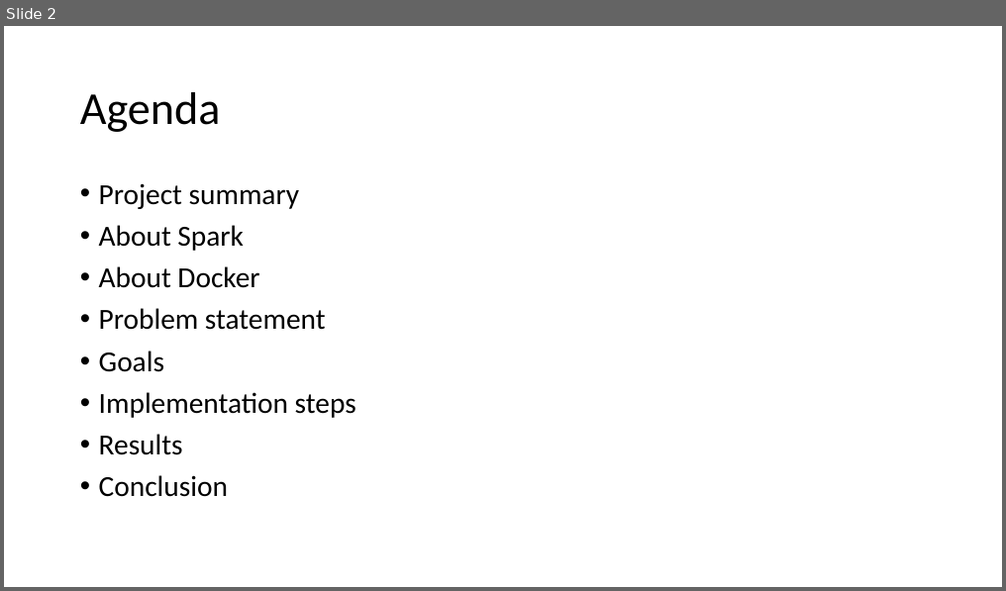
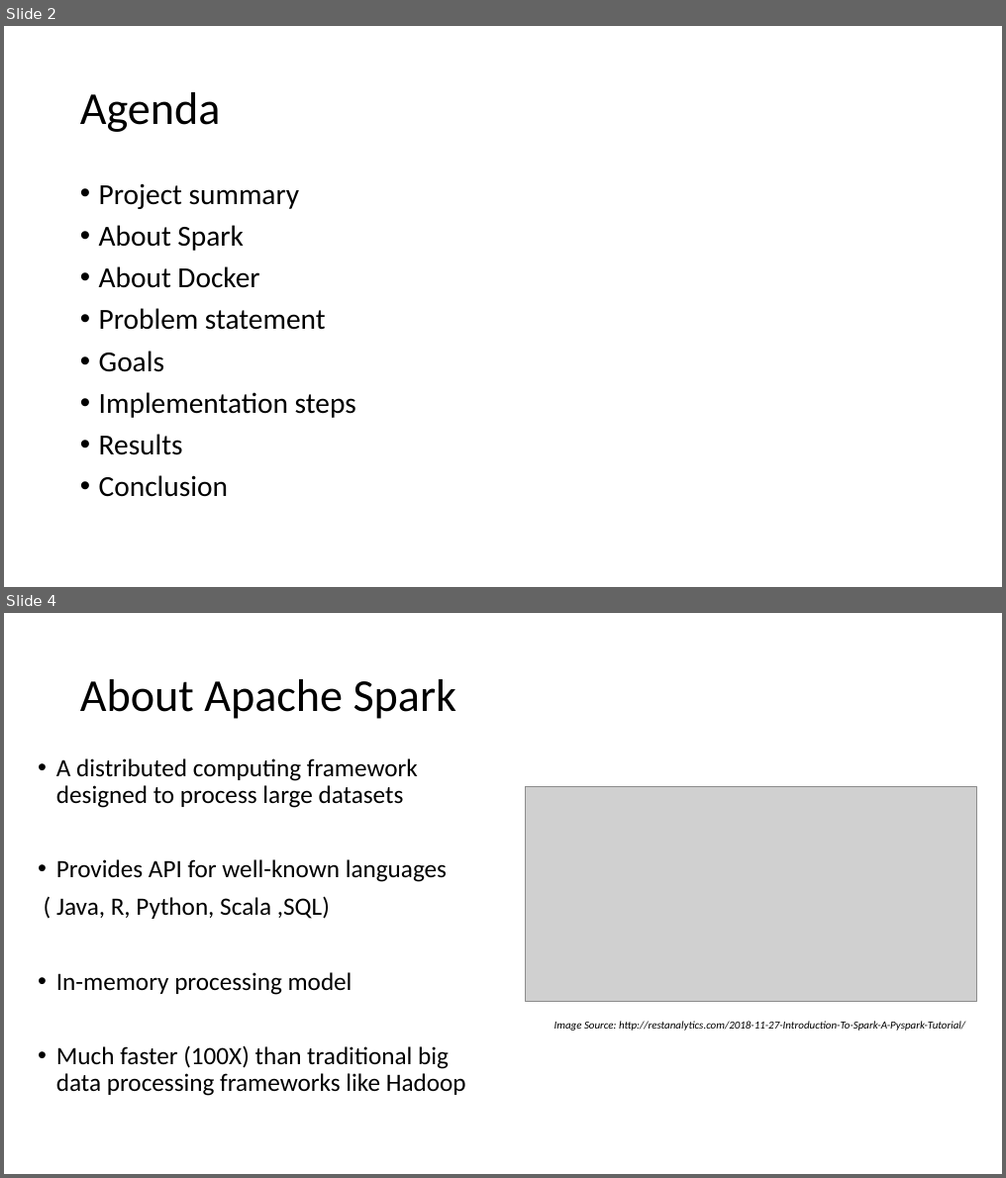
Before and after one commit to gprasad09/Apache-Spark-Cluster-Project, a slide deck: misc/ProjectReports-In progress/TermProject.pptx. Shown one above the other, each under a label of ours: slide 2 before the commit, slides 2 and 4 after it; the slides between them are not shown. The pictures are 1006x591 and 1006x1178 pixels, drawn with LibreOffice and Linux fonts; fonts in the diff are those of the drawing; grey boxes stand for pictures. Boxes give left, top, right and bottom in pixels: in the first picture for what was removed or moved away, otherwise in the second. Text is boxed around its words. In the diff, an @@ line names an element or a change of style, - is before the commit and + after.

```diff
--- a/misc/ProjectReports-In progress/TermProject.pptx
+++ b/misc/ProjectReports-In progress/TermProject.pptx
@@ slide 4 added at (x1=4, y1=613, x2=1002, y2=1174), background #FFFFFF @@
@@ title added at (x1=80, y1=679, x2=457, y2=719), 44 pt, text #000000 @@
+About Apache Spark
@@ text added at (x1=56, y1=759, x2=466, y2=1096), 24 pt, text #000000 @@
+• A distributed computing framework designed to process large datasets
+• Provides API for well-known languages
+( Java, R, Python, Scala ,SQL)
+• In-memory processing model
+• Much faster (100X) than traditional big data processing frameworks like Hadoop
@@ picture added at (x1=526, y1=786, x2=976, y2=1001) @@
@@ text added at (x1=554, y1=1021, x2=965, y2=1031), 10.5 pt, text #000000, italic @@
+Image Source: http://restanalytics.com/2018-11-27-Introduction-To-Spark-A-Pyspark-Tutorial/
```
Also in this commit, not shown: 3 slides changed, 2 other slides added, 2 slides removed, 1 other file.
